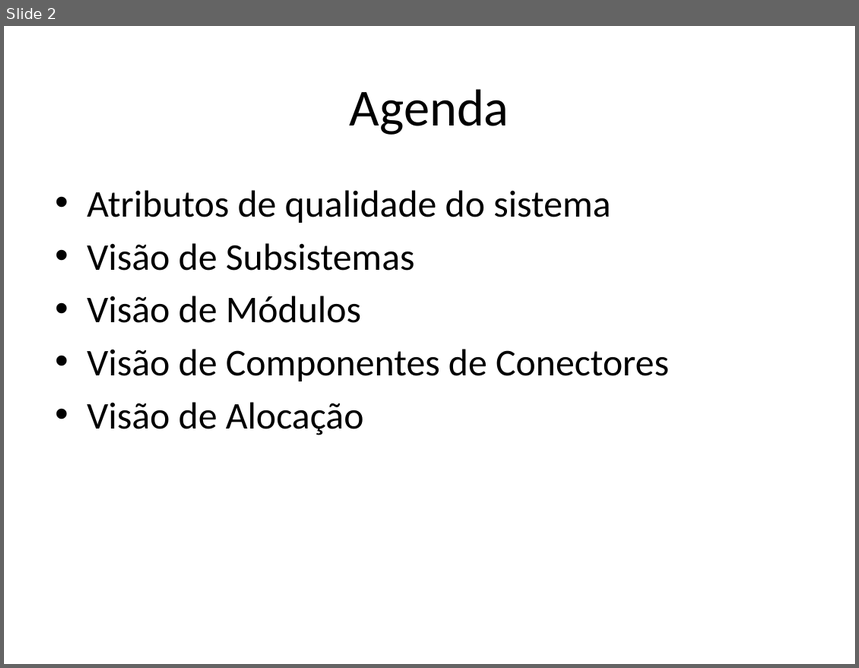
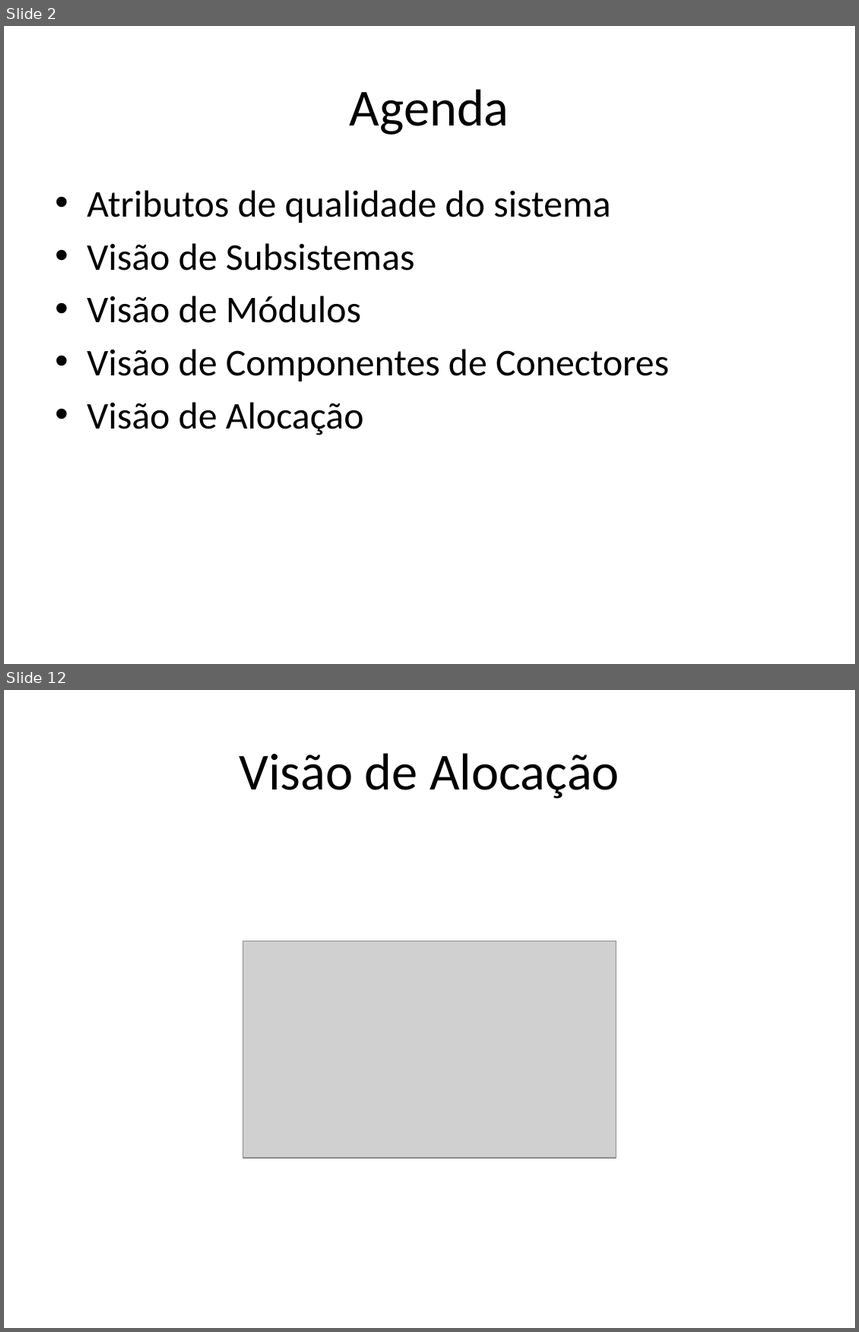
Before and after one commit to amslv/SIGEAS, a slide deck: 01-SISTEMA/02-ANALISE E PROJETO/ARQ-Documento de Arquitetura.pptx. Shown one above the other, each under a label of ours: slide 2 before the commit, slides 2 and 12 after it; the slides between them are not shown. The pictures are 859x668 and 859x1332 pixels, drawn with LibreOffice and Linux fonts; fonts in the diff are those of the drawing; grey boxes stand for pictures. Boxes give left, top, right and bottom in pixels: in the first picture for what was removed or moved away, otherwise in the second. Text is boxed around its words. In the diff, an @@ line names an element or a change of style, - is before the commit and + after.

```diff
--- a/01-SISTEMA/02-ANALISE E PROJETO/ARQ-Documento de Arquitetura.pptx
+++ b/01-SISTEMA/02-ANALISE E PROJETO/ARQ-Documento de Arquitetura.pptx
@@ slide 12 added at [4,690,855,1328], background #FFFFFF @@
@@ title added at [239,753,620,799], 44 pt, text #000000 @@
+Visão de Alocação
@@ picture added at [243,941,617,1158] @@
```
Also in this commit, not shown: 1 slide changed, 9 other slides added, 1 other file.
